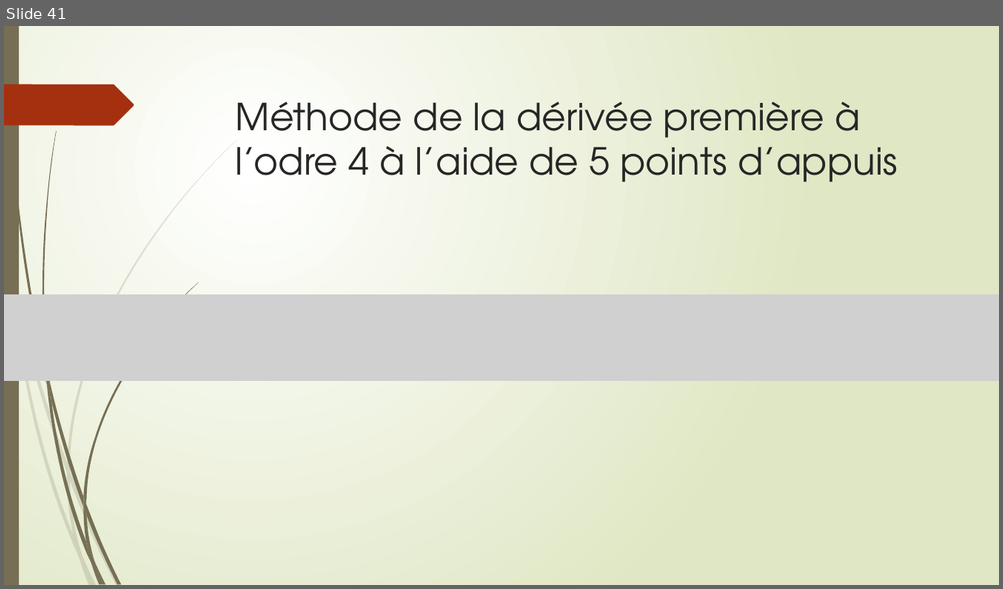
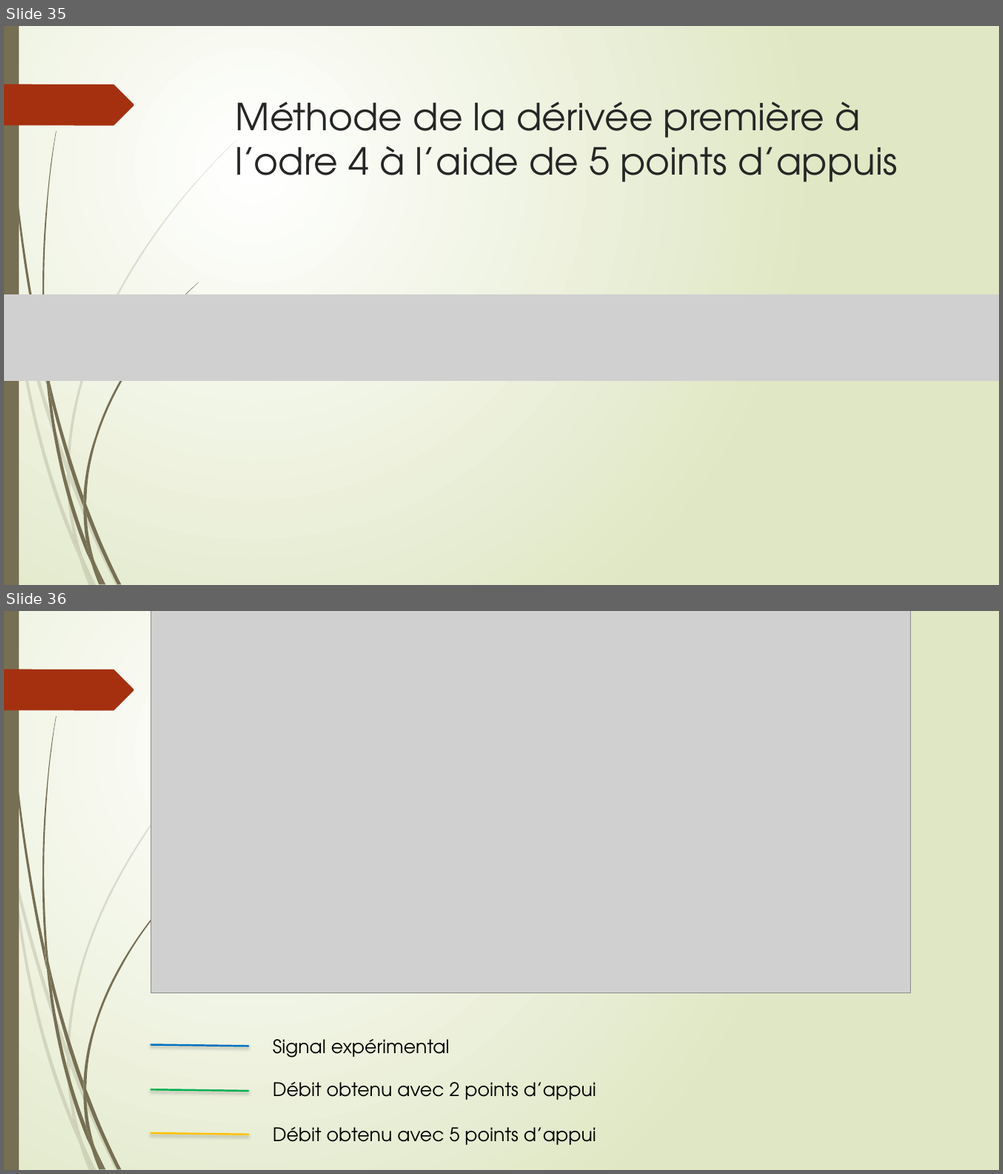
Before and after one commit to Poroing/CrowdDeplacementOptimisation, a slide deck: Présentation/presentation_finale.pptm. Shown one above the other, each under a label of ours: slide 41 before the commit, slides 35 and 36 after it. The pictures are 1003x589 and 1003x1174 pixels, drawn with LibreOffice and Linux fonts; fonts in the diff are those of the drawing; grey boxes stand for pictures. Boxes give left, top, right and bottom in pixels: in the first picture for what was removed or moved away, otherwise in the second. Text is boxed around its words. In the diff, an @@ line names an element or a change of style, - is before the commit and + after.

Commit message:
push

```diff
--- a/Présentation/presentation_finale.pptm
+++ b/Présentation/presentation_finale.pptm
@@ slide 36 added at (x1=4, y1=611, x2=999, y2=1170), background gradient #FFFFFF to #DFE8C4; not listed: 24 template elements that a slide beside it also shows @@
@@ picture added at (x1=151, y1=611, x2=910, y2=993) @@
@@ line added from (151, 1045) to (249, 1047), #0070C0 1.75 pt @@
@@ text added at (x1=273, y1=1039, x2=449, y2=1058), 18 pt, text #000000 @@
+Signal expérimental
@@ line added from (151, 1090) to (249, 1091), #00B050 1.75 pt @@
@@ text added at (x1=273, y1=1082, x2=596, y2=1100), 18 pt, text #000000 @@
+Débit obtenu avec 2 points d’appui
@@ line added from (151, 1133) to (249, 1135), #FFC000 1.75 pt @@
@@ text added at (x1=273, y1=1128, x2=596, y2=1145), 18 pt, text #000000 @@
+Débit obtenu avec 5 points d’appui
@@ what was slide 41 is now slide 35 @@
```
Also in this commit, not shown: 1 slide changed, 4 other slides added, 5 slides removed.
